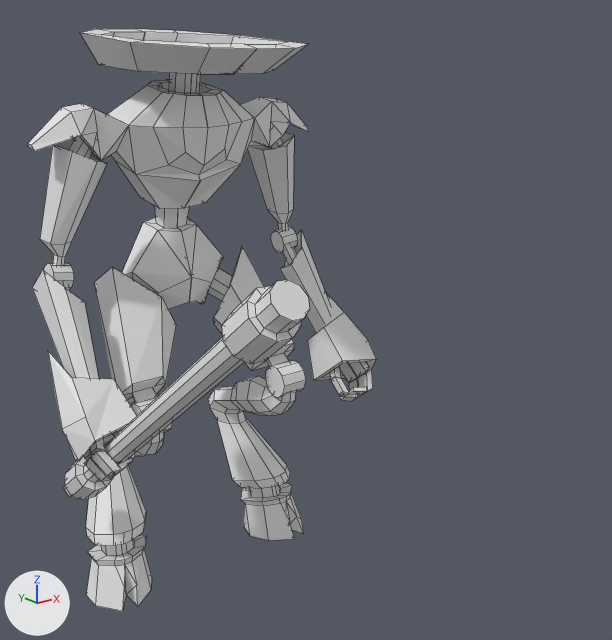
An edit to the Blender file Assets/Resources/Models/manti.blend, drawn before and after from the same camera.
Both versions are drawn from a camera (50 mm lens) standing at (-3.94, -6.56, 4.93) and looking at (0.29, -1.26, 2.81). Every picture has the same lights, and +X, +Y and +Z are marked at lower left. Mesh edges are drawn as thin lines.

Names of what the first picture shows: 'Manticore'.
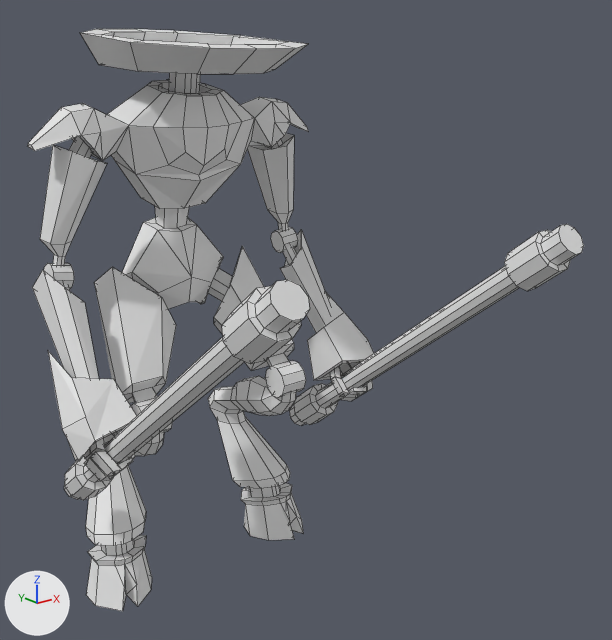
Commit message: Adjusting some points on manti

Edits to the scene script, one JSON object a line:
```json
{"block": "me_cylinder", "where": "# used by ob_manticore; location = (0.0, 0.0, 1.5); rotation_euler = (1.571, 0.0, 0.0), in degrees (90, 0, 0)"}
{"block": "me_cylinder", "where": "# verts and faces of me_cylinder; kept vertices keep their numbers, new ones are numbered from 1095"}
{"block": "me_cylinder", "where": "# before: 246 (-0.86, 2.6, 0.02) at pixel (101, 160), 259 (-0.95, 2.77, -0.33), 260 (-0.95, 2.7, 0.09) at pixel (93, 149), 261 (-0.87, 2.87, -0.23), 262 (-0.87, 2.83, 0.02) at pixel (97, 131)"}
{"op": "remove", "block": "me_cylinder", "code": "me_cylinder.from_pydata(...)  # 1095 vertices, 998 faces, 3 loose edges; spans x -1.6..1.6, y -1.5..3.65, z -0.9..3.15"}
{"op": "add", "block": "me_cylinder", "code": "me_cylinder.from_pydata(...)  # 1150 vertices, 1064 faces, 2 loose edges; spans x -1.6..1.6, y -1.5..3.65, z -0.9..3.15"}
{"block": "me_cylinder", "change": "me_cylinder part 1: a new loose piece of 100 vertices spanning x 1.1..1.44, y -0.37..2.26, z -0.14..3.15"}
{"block": "me_cylinder", "change": "me_cylinder part 2"}
{"block": "me_cylinder", "change": "26 vertices are removed from x -0.01..0.01, y 1.39..3.65, z -0.9..1.03"}
{"block": "me_cylinder", "change": "47 faces are deleted"}
{"block": "me_cylinder", "change": "1 loose edge is deleted"}
{"block": "me_cylinder", "change": "5 vertices move from x 0.86..0.95, y 2.6..2.87, z -0.33..0.09 to x 0.86..0.95, y 2.6..2.87, z -0.36..0.12"}
{"block": "me_cylinder", "change": "1 vertex is added at (0.0, 3.28, 0.71)"}
{"block": "me_cylinder", "change": "41 new faces join them"}
{"block": "me_cylinder", "change": "me_cylinder part 3"}
{"op": "add", "block": "me_cylinder", "code": "verts[246] = (-0.86, 2.6, 0.05)  # moved, pixel (102, 160)"}
{"op": "add", "block": "me_cylinder", "code": "verts[260] = (-0.95, 2.7, 0.12)  # moved, pixel (94, 149)"}
{"op": "add", "block": "me_cylinder", "code": "verts[259] = (-0.95, 2.77, -0.36)  # moved"}
{"op": "add", "block": "me_cylinder", "code": "verts[261] = (-0.87, 2.87, -0.26)  # moved"}
{"op": "add", "block": "me_cylinder", "code": "verts[262] = (-0.87, 2.83, 0.08)  # moved, pixel (100, 132)"}
```

Changed parts and their boxes [x1, y1, x2, y2] in the pictures (612 x 640 px; the box of a moved part takes in the faces that stretch with it):
```json
{"object": "Manticore", "change": "reshaped", "before": [27, 29, 376, 611], "after": [27, 29, 584, 611], "on screen": "59% wider"}
{"part": 1, "of": "me_cylinder", "change": "added", "after": [290, 224, 584, 425]}
{"part": 2, "of": "me_cylinder", "change": "moved or reshaped", "before": [136, 29, 295, 304], "after": [136, 29, 295, 304]}
{"part": 3, "of": "me_cylinder", "change": "moved or reshaped", "before": [72, 109, 129, 160], "after": [72, 109, 129, 161]}
```
